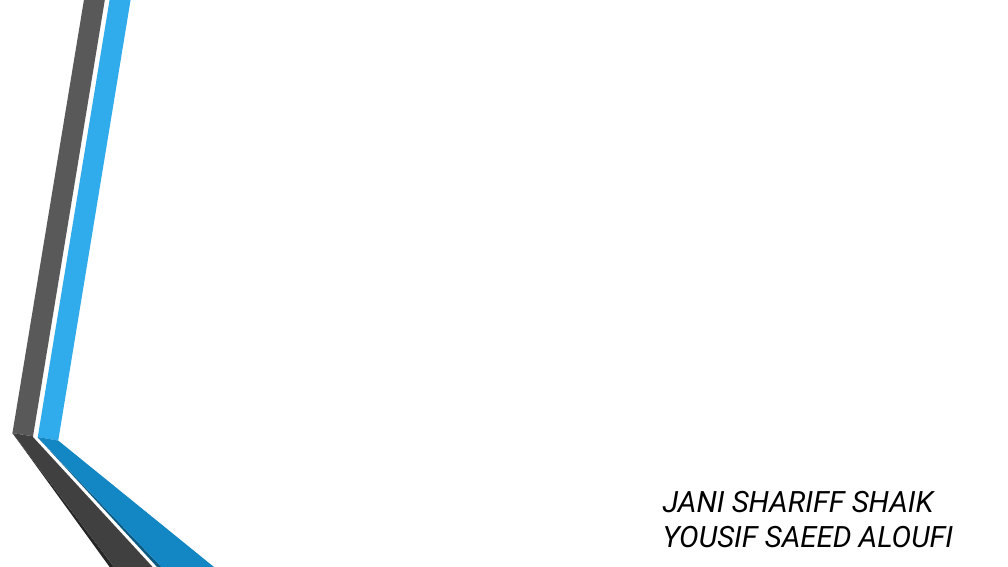
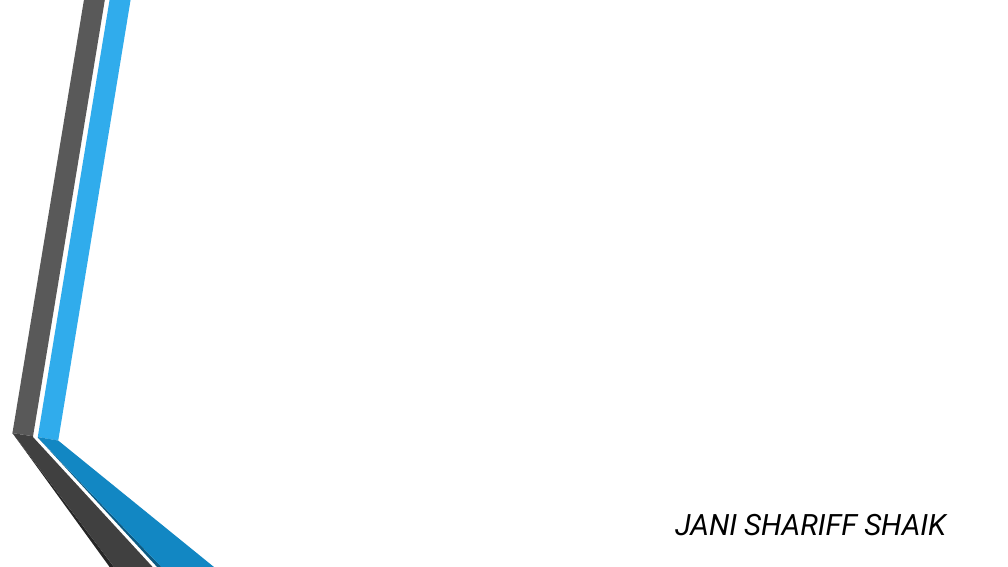
Before and after one commit to Jani-Shaik-1406/stock-price-prediction, a slide deck: slide 22 of Presentation.pptx. Drawn at 1008x567 pixels with LibreOffice and Linux fonts; fonts in the diff are those of the drawing; background and template pictures are left out. Boxes give left, top, right and bottom in pixels: in the first picture for what was removed or moved away, otherwise in the second. Text is boxed around its words. In the diff, an @@ line names an element or a change of style, - is before the commit and + after.

```diff
--- a/Presentation.pptx
+++ b/Presentation.pptx
@@ text "JANI SHARIFF SHAIK" moved from (x1=663, y1=490, x2=954, y2=548) to (x1=675, y1=513, x2=946, y2=536) @@
@@ text at (x1=663, y1=525, x2=954, y2=548): paragraph removed @@
-YOUSIF SAEED ALOUFI
```
Also in this commit, not shown: 1 other slide changed.
